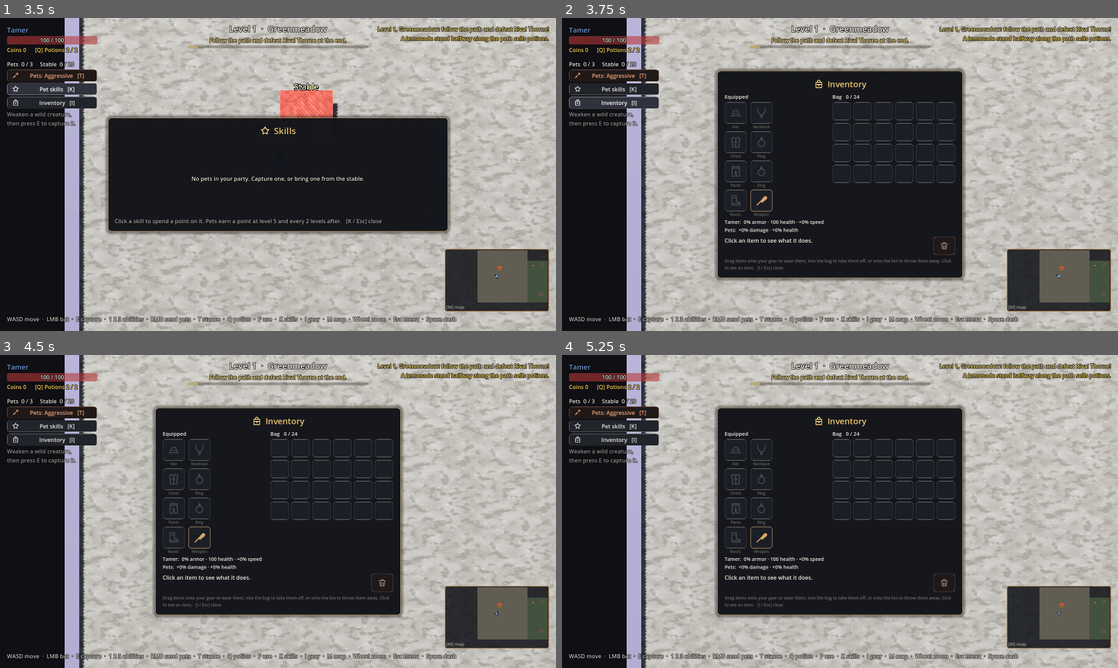
Above: before the commit, frames 1-4 (two rows, left to right).
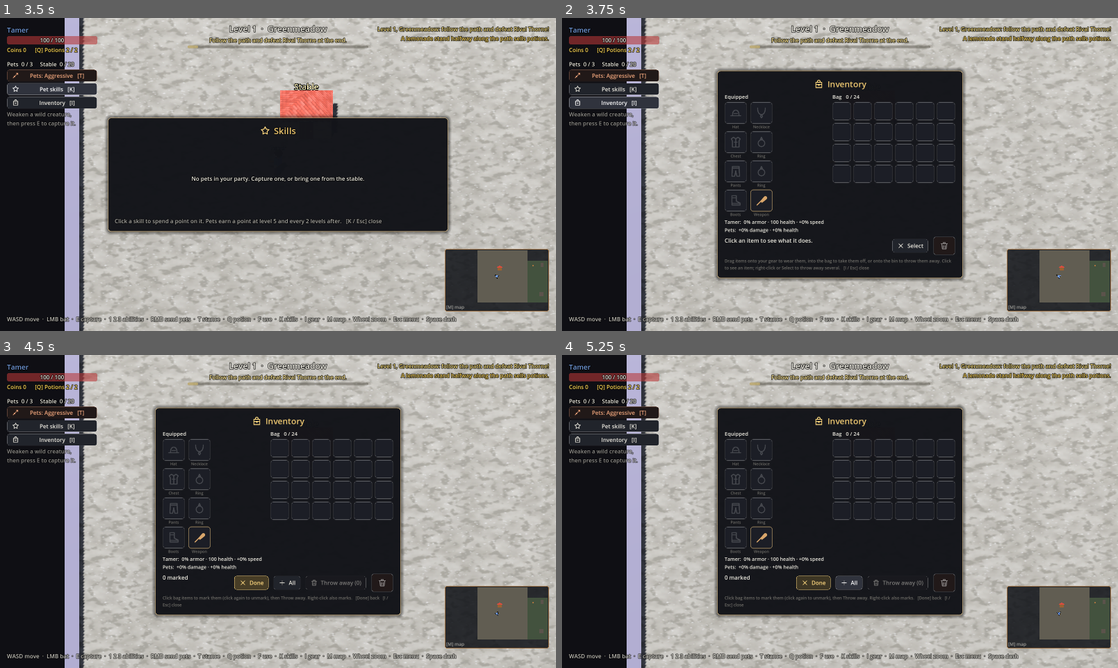
Above: after the commit, the same moments.

Repository: stealer999-design/Pack-Leader
Game: Godot game, scene res://scenes/main.tscn
Same seed, same stepped clock (60 frames per second), same inputs: the game is played once before the commit and once after it.
Inputs (mouse positions are in pixels of both pictures, inside the frame that each line leads up to):
- Up to frame 1 (3.5 s): click "New Game" at 0.5 s; click "New Game" at 1.25 s; click "Play solo" at 2 s; click "Pet skills [K]" at 2.75 s
- Up to frame 2 (3.75 s): click "Inventory [I]" at 3.5 s
- Up to frame 3 (4.5 s): click (350, 583) at 4.25 s, where only the run after the commit has a clickable "Select"
- Up to frame 4 (5.25 s): click (851, 583) at 5 s, where only the run after the commit has a clickable "All"

Frame 1 is identical in both runs. In frame 2, 0.2% of the frame differs, in the area x 34-66%, y 70-81%; in frame 3, 0.7%; in frame 4, 0.9%, in the area x 29-70%, y 70-81%.

Commit message:
Inventory: select several items and throw them away at once
Select (or right-click an item) marks bag items; All marks everything;
Throw away removes the marked items after one confirmation.

Co-Authored-By: Claude Opus 5.5 <noreply@anthropic.com>
Claude-Session: https://claude.ai/code/session_01SHXn7uzAhXhqkDiK48VPSa

Diff:
--- a/scripts/inventory_window.gd
+++ b/scripts/inventory_window.gd
@@ -5,7 +5,8 @@
 ## drag an item onto its gear slot to wear it (swapping with what's there),
 ## drag worn gear into the bag to take it off, drag within the bag to tidy it,
 ## or onto the bin to throw it away. Click an item to see it; double-click is a
-## shortcut to wear / take off. The server does the moving (Player.request_*).
+## shortcut to wear / take off. To clear out lots of junk at once, press Select
+## (or right-click an item): click bag items to mark them, then Throw away. The server does the moving (Player.request_*).
 
 const EQUIP_SIZE := Vector2(64, 64)
 const BAG_SIZE := Vector2(54, 54)
@@ -20,7 +21,14 @@
 var _details: Label
 var _bin: ItemSlot
 var _discard_dialog: ConfirmationDialog
-var _discard_index := -1
+var _discard_indices: Array[int] = []
+var _hint: Label
+## Select mode: clicking bag items marks them to throw away together.
+var _selecting := false
+var _marked := {}  ## bag index -> true
+var _select_button: Button
+var _all_button: Button
+var _throw_button: Button
 var _selected: ItemSlot
 
 
@@ -91,6 +99,7 @@
 		item_slot.bag_index = i
 		item_slot.custom_minimum_size = BAG_SIZE
 		item_slot.clicked.connect(_on_slot_clicked)
+		item_slot.marked_toggled.connect(_on_slot_marked)
 		item_slot.dropped.connect(_on_dropped)
 		bag_grid.add_child(item_slot)
 		_bag_slots.append(item_slot)
@@ -104,6 +113,16 @@
 	_details.autowrap_mode = TextServer.AUTOWRAP_WORD_SMART
 	_details.size_flags_horizontal = Control.SIZE_EXPAND_FILL
 	bottom.add_child(_details)
+	_select_button = _small_button("Select", "close", "Mark items to throw away together (or right-click an item)")
+	_select_button.toggle_mode = true
+	_select_button.toggled.connect(_set_selecting)
+	bottom.add_child(_select_button)
+	_all_button = _small_button("All", "plus", "Mark everything in the bag (click items to unmark them)")
+	_all_button.pressed.connect(_mark_all)
+	bottom.add_child(_all_button)
+	_throw_button = _small_button("Throw away", "trash", "Throw away every marked item")
+	_throw_button.pressed.connect(_throw_marked)
+	bottom.add_child(_throw_button)
 	_bin = ItemSlot.new()
 	_bin.is_bin = true
 	_bin.custom_minimum_size = Vector2(64, 54)
@@ -111,7 +130,8 @@
 	_bin.tooltip_text = "Drop an item here to throw it away."
 	bottom.add_child(_bin)
 	var hint := Label.new()
-	hint.text = "Drag items onto your gear to wear them, into the bag to take them off, or onto the bin to throw them away. Click to see an item.   [I / Esc] close"
+	_hint = hint
+	hint.custom_minimum_size = Vector2(0, 36)
 	hint.autowrap_mode = TextServer.AUTOWRAP_WORD_SMART
 	hint.add_theme_font_size_override("font_size", 12)
 	hint.modulate = UiTheme.TEXT_DIM
@@ -120,9 +140,12 @@
 	_discard_dialog.title = "Throw away?"
 	_discard_dialog.ok_button_text = "Throw away"
 	_discard_dialog.confirmed.connect(func() -> void:
-		if _discard_index >= 0:
-			player.request_discard.rpc_id(1, _discard_index)
-		_discard_index = -1)
+		if _discard_indices.size() == 1:
+			player.request_discard.rpc_id(1, _discard_indices[0])
+		elif _discard_indices.size() > 1:
+			player.request_discard_many.rpc_id(1, _discard_indices)
+			_set_selecting(false)
+		_discard_indices.clear())
 	add_child(_discard_dialog)
 	UiIcons.button(_discard_dialog.get_ok_button(), "trash")
 	UiIcons.button(_discard_dialog.get_cancel_button(), "back")
@@ -135,6 +158,7 @@
 
 func open() -> void:
 	_selected = null
+	_set_selecting(false)
 	show()
 	refresh()
 
@@ -155,6 +179,13 @@
 	_armor.text = "Tamer:  %d%% armor · %d health · +%d%% speed\nPets:  +%d%% damage · +%d%% health" % [
 			player.armor_percent(), roundi(player.health.max_health), ItemDB.total(gear, "speed"),
 			ItemDB.total(gear, "pet_damage"), ItemDB.total(gear, "pet_health")]
+	for index in _marked.keys():
+		if player.bag[index].is_empty():
+			_marked.erase(index)
+	for item_slot in _bag_slots:
+		item_slot.marked = _marked.has(item_slot.bag_index)
+		item_slot.no_drag = _selecting
+	_update_select_controls()
 	if _selected and _selected.item.is_empty():
 		_selected = null
 	for item_slot in _bag_slots + _equip_slots.values():
@@ -169,6 +200,10 @@
 
 
 func _on_slot_clicked(item_slot: ItemSlot, double: bool) -> void:
+	if _selecting:
+		if item_slot.bag_index >= 0 and not item_slot.item.is_empty():
+			_toggle_mark(item_slot.bag_index)
+		return
 	_selected = item_slot if not item_slot.item.is_empty() else null
 	if double and _selected and _selected.item.get("type", "") != "bat":
 		# A shortcut: wear it / take it off.
@@ -185,7 +220,7 @@
 	_selected = null
 	if to.is_bin:
 		if from.bag_index >= 0:
-			_discard_index = from.bag_index
+			_discard_indices.assign([from.bag_index])
 			_discard_dialog.dialog_text = "Throw away the %s?\nIt's gone for good." % ItemDB.display_name(from.item)
 			_discard_dialog.popup_centered()
 		else:
@@ -199,7 +234,79 @@
 		player.request_unequip.rpc_id(1, from.equip_slot, to.bag_index)
 
 
+## Right-click: mark an item to throw away (starting select mode).
+func _on_slot_marked(item_slot: ItemSlot) -> void:
+	if item_slot.bag_index < 0 or item_slot.item.is_empty():
+		return
+	if not _selecting:
+		_set_selecting(true)
+	_toggle_mark(item_slot.bag_index)
+
+
+func _toggle_mark(index: int) -> void:
+	if _marked.has(index):
+		_marked.erase(index)
+	else:
+		_marked[index] = true
+	refresh()
+
+
+func _set_selecting(on: bool) -> void:
+	_selecting = on
+	_marked.clear()
+	_select_button.set_pressed_no_signal(on)
+	_selected = null
+	if is_instance_valid(player):
+		refresh()
+	else:
+		_update_select_controls()
+
+
+func _mark_all() -> void:
+	for i in player.bag.size():
+		if not player.bag[i].is_empty():
+			_marked[i] = true
+	refresh()
+
+
+func _throw_marked() -> void:
+	if _marked.is_empty():
+		return
+	_discard_indices.assign(_marked.keys())
+	_discard_indices.sort()
+	var names := _discard_indices.map(func(i: int) -> String: return ItemDB.display_name(player.bag[i]))
+	var listed := ", ".join(names.slice(0, 6)) + (", and %d more" % (names.size() - 6) if names.size() > 6 else "")
+	_discard_dialog.dialog_text = "Throw away %d item%s?\n%s\nThey're gone for good." % [names.size(),
+			"" if names.size() == 1 else "s", listed]
+	_discard_dialog.popup_centered()
+
+
+func _update_select_controls() -> void:
+	_all_button.visible = _selecting
+	_throw_button.visible = _selecting
+	_throw_button.disabled = _marked.is_empty()
+	_throw_button.text = "Throw away (%d)" % _marked.size()
+	_select_button.text = "Done" if _selecting else "Select"
+	_hint.text = "Click bag items to mark them (click again to unmark), then Throw away. Right-click also marks.   [Done] back   [I / Esc] close" \
+			if _selecting else \
+			"Drag items onto your gear to wear them, into the bag to take them off, or onto the bin to throw them away. Click to see an item; right-click or Select to throw away several.   [I / Esc] close"
+
+
+func _small_button(text: String, icon: String, tip: String) -> Button:
+	var button := Button.new()
+	button.text = text
+	button.tooltip_text = tip
+	button.focus_mode = Control.FOCUS_NONE
+	button.custom_minimum_size = Vector2(0, 40)
+	button.size_flags_vertical = Control.SIZE_SHRINK_CENTER
+	UiIcons.button(button, icon)
+	return button
+
+
 func _update_details() -> void:
+	if _selecting:
+		_details.text = "%d marked" % _marked.size()
+		return
 	if _selected == null:
 		_details.text = "Click an item to see what it does."
 		return
@@ -227,10 +334,17 @@
 
 	signal clicked(slot: ItemSlot, double: bool)
 	signal dropped(from: ItemSlot, to: ItemSlot)
+	signal marked_toggled(slot: ItemSlot)  ## Right-clicked.
 
 	var equip_slot := ""
 	var bag_index := -1
 	var is_bin := false  ## The throw-away bin.
+	var no_drag := false  ## In select mode clicks mark items instead.
+	var marked := false:  ## Marked to throw away.
+		set(v):
+			if v != marked:
+				marked = v
+				queue_redraw()
 	var _drop_hover := false
 	var item := {}:
 		set(v):
@@ -249,9 +363,12 @@
 	func _gui_input(event: InputEvent) -> void:
 		if event is InputEventMouseButton and event.pressed and event.button_index == MOUSE_BUTTON_LEFT:
 			clicked.emit(self, event.double_click)
+		elif event is InputEventMouseButton and event.pressed and event.button_index == MOUSE_BUTTON_RIGHT:
+			marked_toggled.emit(self)
+			accept_event()
 
 	func _get_drag_data(_at: Vector2) -> Variant:
-		if is_bin or item.is_empty() or item.type == "bat":
+		if is_bin or no_drag or item.is_empty() or item.type == "bat":
 			return null
 		var preview := ItemSlot.new()
 		preview.item = item
@@ -338,6 +455,15 @@
 					Color(0, 0, 0, 0.8))
 			draw_string(font, Vector2(5, size.y - 5), str(int(item.level)), HORIZONTAL_ALIGNMENT_LEFT, -1, 12,
 					ItemDB.rarity_color(item))
+		if marked:  # marked to throw away: red, with a cross in the corner
+			var mark := StyleBoxFlat.new()
+			mark.bg_color = Color(0.8, 0.15, 0.1, 0.3)
+			mark.border_color = Color(1.0, 0.4, 0.35)
+			mark.set_border_width_all(3)
+			mark.set_corner_radius_all(8)
+			draw_style_box(mark, rect)
+			var cross := int(size.x * 0.32)
+			draw_texture(UiIcons.texture("close", cross), Vector2(size.x - cross - 3, 3), Color(1.0, 0.55, 0.5))
 
 	## True while an item that could go in this gear slot is being dragged.
 	func _fits_dragged() -> bool:
--- a/scripts/player.gd
+++ b/scripts/player.gd
@@ -918,6 +918,21 @@
 	_push_inventory()
 
 
+## Throws away several bag items at once (the inventory's select mode).
+@rpc("any_peer", "call_local", "reliable")
+func request_discard_many(indices: Array) -> void:
+	if not _sent_by_owner():
+		return
+	var count := 0
+	for index in indices:
+		if (index is int or index is float) and int(index) >= 0 and int(index) < bag.size() and not bag[int(index)].is_empty():
+			bag[int(index)] = {}
+			count += 1
+	if count > 0:
+		world.tell(peer_id, "You threw away %d item%s." % [count, "" if count == 1 else "s"], Color(0.8, 0.8, 0.8))
+		_push_inventory()
+
+
 func _gear_changed() -> void:
 	var looks := PackedInt32Array()
 	for slot in ["chest", "pants", "hat", "boots"]:
